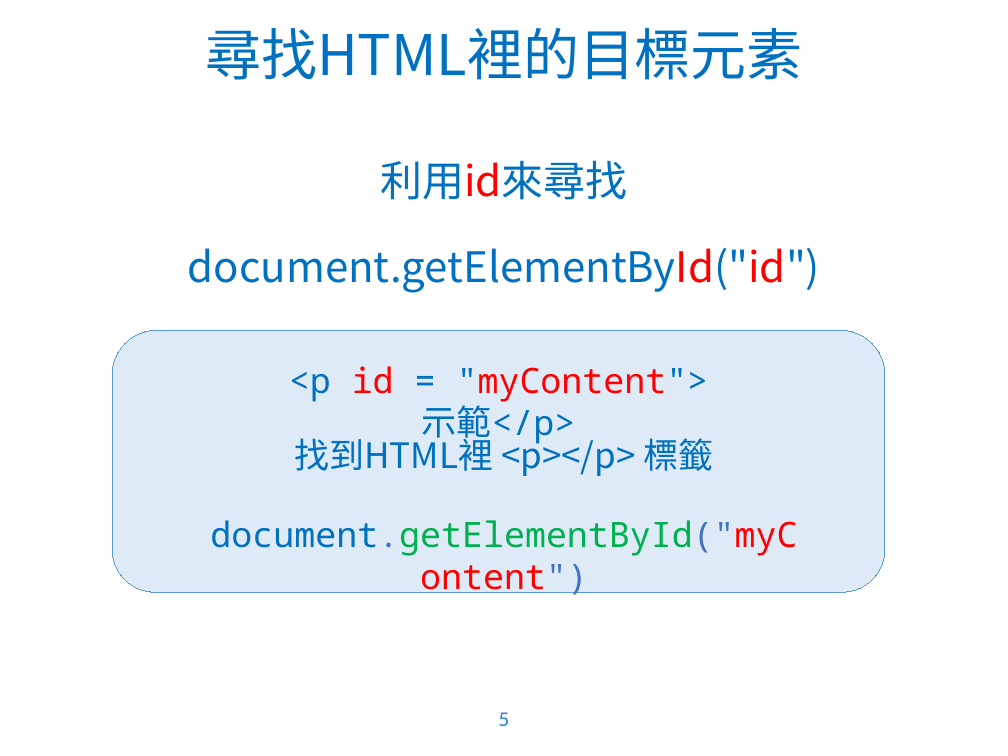
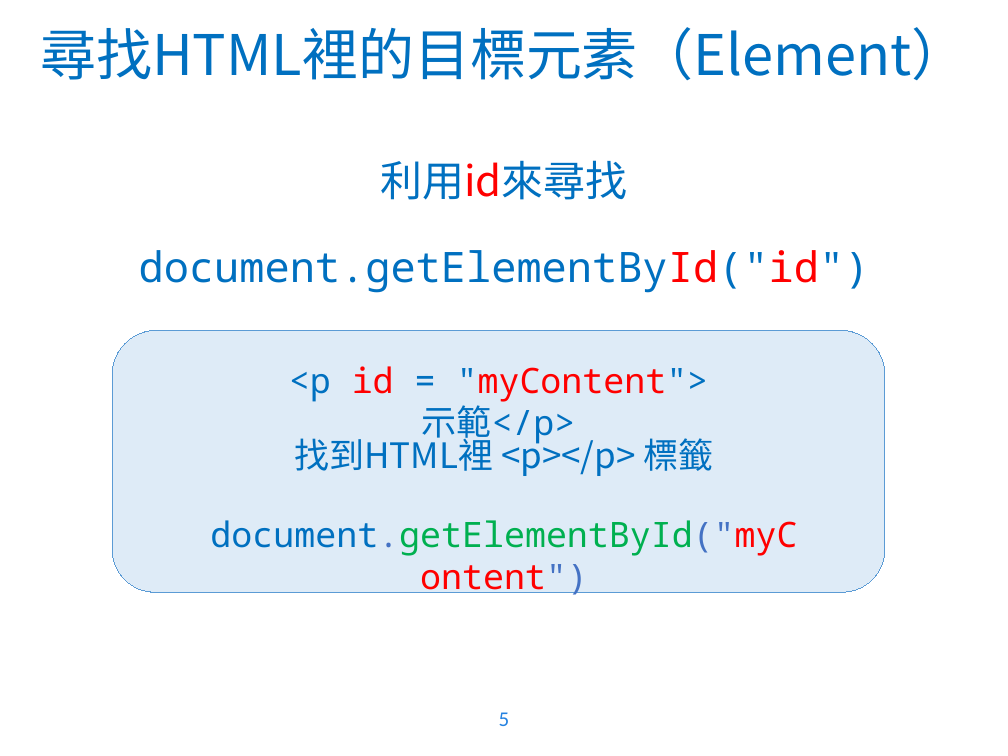
Before and after one commit to WaRTanKE7/WebClubData, a slide deck: slide 5 of 教學簡報/JavaScript - 2.pptx. Drawn at 1008x756 pixels with LibreOffice and Linux fonts; fonts in the diff are those of the drawing; background and template pictures are left out. Boxes give left, top, right and bottom in pixels: in the first picture for what was removed or moved away, otherwise in the second. Text is boxed around its words. In the diff, an @@ line names an element or a change of style, - is before the commit and + after.

```diff
--- a/教學簡報/JavaScript - 2.pptx
+++ b/教學簡報/JavaScript - 2.pptx
@@ title at (40, 27, 967, 80): text changed @@
-尋找HTML裡的目標元素
+尋找HTML裡的目標元素（Element）
@@ text at (139, 250, 870, 293): font Noto Sans CJK SC to Noto Sans Mono in "document.getElementById("id")" @@
```
Also in this commit, not shown: 5 other slides changed, 2 slides added, 1 other file.
